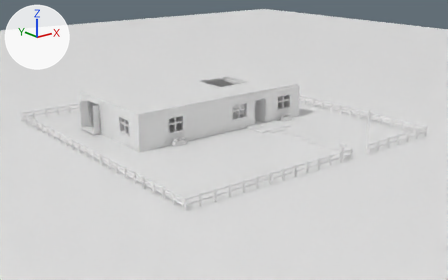
A saved change to the glTF model public/scenes/home.glb.
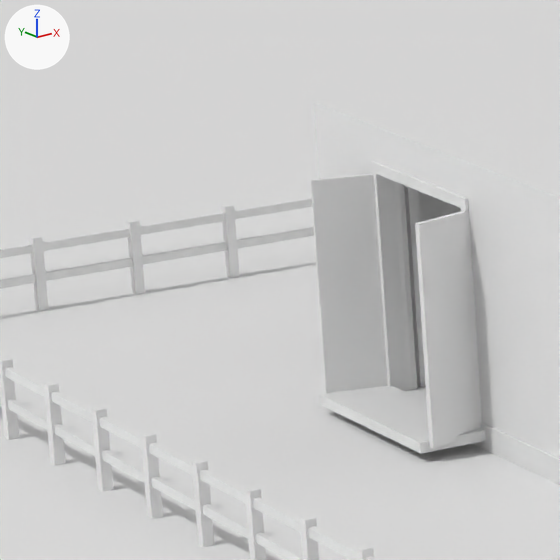
The first picture shows the older version from a 50 mm camera at (-33.8, -41.9, 16.1) aimed at (0.1, 0.4, -0.9). The close-ups show the older and then the newer version on the part from 9% to 25% of the width and 28% to 53% of the height of that picture. Only the edits that show in the close-ups are written down. Every picture has the same lights, and +X, +Y and +Z are marked at upper left. Where no turn or scale is listed for an object, it has been applied to the vertices.

In view in the first close-up: 'ceil_west', 'fence_rail_-13_15_0.35', 'fence_rail_-13_15_0.72', 'fence_rail_13_15_0.35', 'fence_rail_13_15_0.72', 'french_jamb1', 'french_leaf-1', 'french_leaf1', 'french_sill', 'ground', 'wall_w_2.90_0.15', 'wall_w_8.60_0.15' and 17 more.
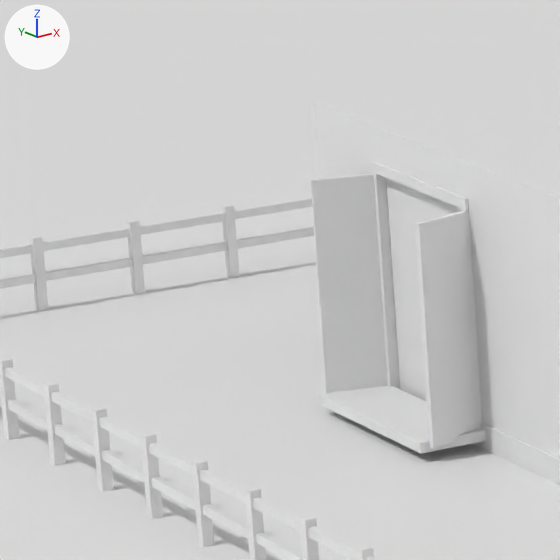
Where the change shows, as pixel boxes [x1, y1, x2, y2] in the close-ups (560 x 560 px):
'french_veil', added
    after: [386, 178, 461, 402]
'french_curtain_-1_0', unchanged, covered by the edit
    before: [404, 185, 426, 387]

Edits to the bpy script that builds the scene:
```text
Add me_french_veil:
    me_french_veil.from_pydata([(0.0, -0.98, 0.0), (0.0, 0.98, 0.0), (0.0, -0.98, 2.52), (0.0, 0.98, 2.52)], [], [(0, 1, 3), (0, 3, 2)])
Add ob_french_veil:
    ob_french_veil = bpy.data.objects.new('french_veil', me_french_veil)
    ob_french_veil.location = (-9.05, 7.6, 0.16)
```
